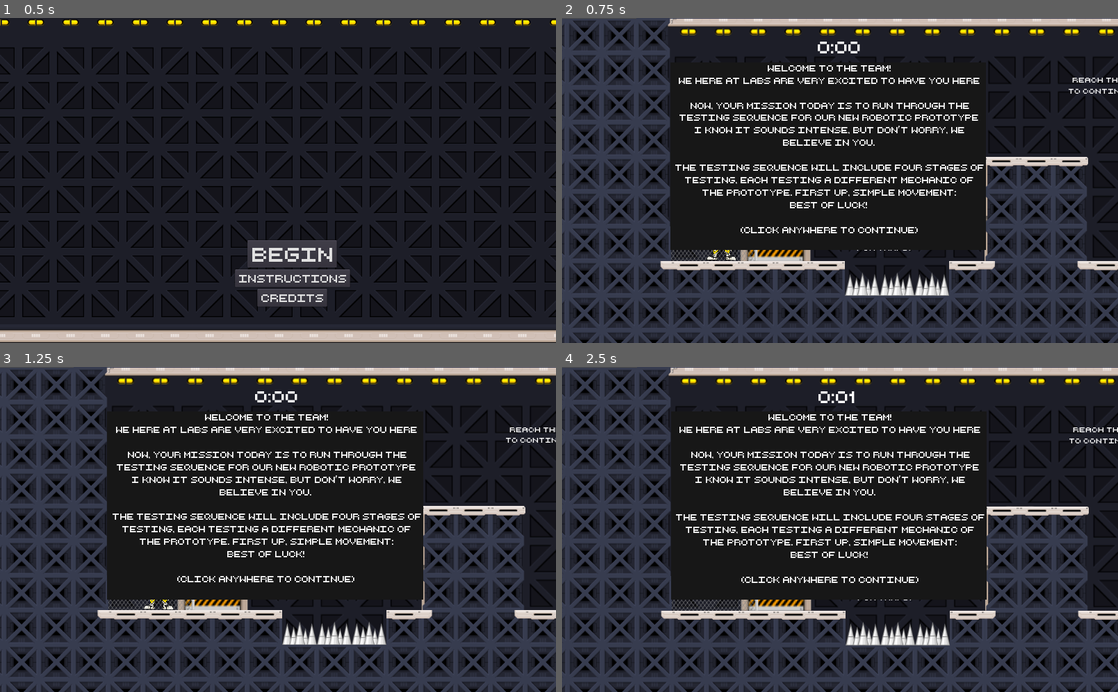
Above: before the commit, frames 1-4 (two rows, left to right).
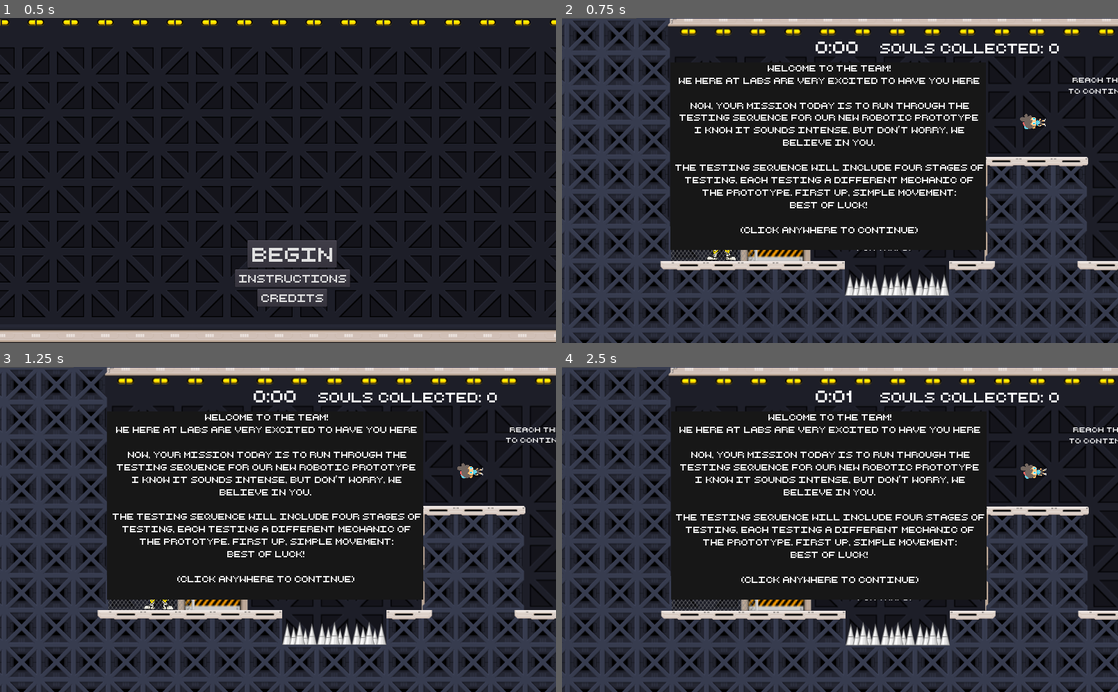
Above: after the commit, the same moments.

Repository: bsu-cs315/FP-LABS
Game: Godot game, scene res://src/TitleScreen.tscn
The game is run twice, just before and just after one commit, with the same random seed, the same clock (stepped at 60 frames per second) and the same inputs.
Inputs:
- Up to frame 1 (0.5 s): no input
- Up to frame 2 (0.75 s): click "BEGIN" at 0.5 s
- Up to frame 3 (1.25 s): no input
- Up to frame 4 (2.5 s): tap Enter at 1.25 s; hold Right (move_right) from 1.28 s (still down); tap Space (melee) at 1.35, 2, 2.1 s; tap Up (jump) at 1.52, 2.27 s

Frame 1 is identical in both runs. In frame 2, 0.7% of the frame differs, in the area x 45-90%, y 7-35%; in frame 3, 0.6%; in frame 4, 0.7%.
Error before the commit: Invalid operands 'RID' and 'int' in operator '=='. (res://src/Level-1.gd:85)
Error after the commit: Invalid operands 'RID' and 'int' in operator '=='. (res://src/Level-1.gd:97)

Commit message:
Add collectibles to level 1
also add HUD display for collectibles

Diff:
--- a/project/src/Level-1.gd
+++ b/project/src/Level-1.gd
@@ -9,6 +9,10 @@
 onready var player_sprite := $Player/AnimatedSprite
 onready var queue_free_timer := $Player/QueueFreeTimer
 
+var soul_count := 0
+onready var soul_count_label := $InfoHUDLayer/SoulCountLabel
+onready var soul_group := $SoulGroup
+
 onready var parallax_background := $ParallaxBackground
 onready var level_cam := $LevelCam
 onready var game_over_lose_hud := $GameOverLoseHUD
@@ -18,10 +22,10 @@
 onready var death_sound_player := $DeathSoundPlayer
 onready var win_sound_player := $WinSoundPlayer
 
-onready var timer_hud := $TimeHUD
-onready var time_label := $TimeHUD/TimeLabel
-onready var seconds_timer := $TimeHUD/SecondsTimer
-onready var minutes_timer := $TimeHUD/MinutesTimer
+onready var timer_hud := $InfoHUDLayer/TimeHUD
+onready var time_label := $InfoHUDLayer/TimeHUD/TimeLabel
+onready var seconds_timer := $InfoHUDLayer/TimeHUD/SecondsTimer
+onready var minutes_timer := $InfoHUDLayer/TimeHUD/MinutesTimer
 var seconds := 0
 var minutes := 0
 
@@ -34,12 +38,14 @@
 
 
 func _process(_delta):
-	if player:
-		timer_hud.rect_position.x = player_cam.get_camera_position().x - 43
+#	if player:
+#		timer_hud.rect_position.x = player_cam.get_camera_position().x - 43
 	if seconds <= 9:
 		time_label.text = str(minutes) + ":0" + str(seconds)
 	else:
 		time_label.text = str(minutes) + ":" + str(seconds)
+
+	soul_count_label.text = "Souls collected: " + str(soul_count)
 
 
 	if Input.is_action_just_pressed("pause_game"):
@@ -81,6 +87,12 @@
 		game_over_win_hud.set_position(game_over_pos)
 
 
+func _on_Player_player_area_hit(area):
+	if area.is_in_group("collectibles"):
+		soul_group.remove_child(area)
+		soul_count += 1
+
+
 func _on_TrapsArea_body_shape_entered(body_id, _body, _body_shape, _area_shape):
 	if body_id == player.get_instance_id():
 		kill_player()
--- a/project/src/Level-1.tscn
+++ b/project/src/Level-1.tscn
@@ -42,6 +42,7 @@
 [ext_resource path="res://assets/Tiles/Tile (7).png" type="Texture" id=40]
 [ext_resource path="res://assets/Tiles/Tile (4).png" type="Texture" id=41]
 [ext_resource path="res://assets/Tiles/Tile (15.2).png" type="Texture" id=42]
+[ext_resource path="res://SoulCollectible.tscn" type="PackedScene" id=43]
 
 [sub_resource type="TileSet" id=1]
 0/name = "BGTile (1).png 0"
@@ -913,11 +914,11 @@
 font_data = ExtResource( 16 )
 
 [sub_resource type="DynamicFont" id=30]
+size = 25
+font_data = ExtResource( 16 )
+
+[sub_resource type="DynamicFont" id=31]
 size = 50
-font_data = ExtResource( 16 )
-
-[sub_resource type="DynamicFont" id=31]
-size = 20
 font_data = ExtResource( 16 )
 
 [sub_resource type="DynamicFont" id=32]
@@ -929,17 +930,21 @@
 font_data = ExtResource( 16 )
 
 [sub_resource type="DynamicFont" id=34]
+size = 20
+font_data = ExtResource( 16 )
+
+[sub_resource type="DynamicFont" id=35]
 size = 50
 font_data = ExtResource( 16 )
 
-[sub_resource type="DynamicFont" id=35]
+[sub_resource type="DynamicFont" id=36]
 size = 20
 font_data = ExtResource( 16 )
 
-[sub_resource type="StyleBoxFlat" id=36]
+[sub_resource type="StyleBoxFlat" id=37]
 bg_color = Color( 0.0941176, 0.0941176, 0.0941176, 1 )
 
-[sub_resource type="DynamicFont" id=37]
+[sub_resource type="DynamicFont" id=38]
 font_data = ExtResource( 16 )
 
 [node name="Level-1" type="Node2D"]
@@ -1018,6 +1023,83 @@
 "_edit_use_anchors_": false
 }
 
+[node name="SoulGroup" type="Node2D" parent="."]
+
+[node name="SoulCollectible" parent="SoulGroup" groups=[
+"collectibles",
+] instance=ExtResource( 43 )]
+position = Vector2( 668, 175 )
+
+[node name="SoulCollectible2" parent="SoulGroup" groups=[
+"collectibles",
+] instance=ExtResource( 43 )]
+position = Vector2( 1122, 133 )
+
+[node name="SoulCollectible3" parent="SoulGroup" groups=[
+"collectibles",
+] instance=ExtResource( 43 )]
+position = Vector2( 1736, 270 )
+
+[node name="SoulCollectible4" parent="SoulGroup" groups=[
+"collectibles",
+] instance=ExtResource( 43 )]
+position = Vector2( -971, 453 )
+
+[node name="SoulCollectible5" parent="SoulGroup" groups=[
+"collectibles",
+] instance=ExtResource( 43 )]
+position = Vector2( -902, 454 )
+
+[node name="SoulCollectible6" parent="SoulGroup" groups=[
+"collectibles",
+] instance=ExtResource( 43 )]
+position = Vector2( -833, 454 )
+
+[node name="SoulCollectible7" parent="SoulGroup" groups=[
+"collectibles",
+] instance=ExtResource( 43 )]
+position = Vector2( -769, 453 )
+
+[node name="SoulCollectible8" parent="SoulGroup" groups=[
+"collectibles",
+] instance=ExtResource( 43 )]
+position = Vector2( -703, 452 )
+
+[node name="SoulCollectible9" parent="SoulGroup" groups=[
+"collectibles",
+] instance=ExtResource( 43 )]
+position = Vector2( -633, 453 )
+
+[node name="SoulCollectible10" parent="SoulGroup" groups=[
+"collectibles",
+] instance=ExtResource( 43 )]
+position = Vector2( -973, 405 )
+
+[node name="SoulCollectible11" parent="SoulGroup" groups=[
+"collectibles",
+] instance=ExtResource( 43 )]
+position = Vector2( -906, 406 )
+
+[node name="SoulCollectible12" parent="SoulGroup" groups=[
+"collectibles",
+] instance=ExtResource( 43 )]
+position = Vector2( -837, 406 )
+
+[node name="SoulCollectible13" parent="SoulGroup" groups=[
+"collectibles",
+] instance=ExtResource( 43 )]
+position = Vector2( -776, 405 )
+
+[node name="SoulCollectible14" parent="SoulGroup" groups=[
+"collectibles",
+] instance=ExtResource( 43 )]
+position = Vector2( -711, 406 )
+
+[node name="SoulCollectible15" parent="SoulGroup" groups=[
+"collectibles",
+] instance=ExtResource( 43 )]
+position = Vector2( -637, 406 )
+
 [node name="Player" parent="." instance=ExtResource( 17 )]
 position = Vector2( 96.2448, 397.516 )
 
@@ -1055,27 +1137,40 @@
 
 [node name="LevelCam" type="Camera2D" parent="."]
 
-[node name="TimeHUD" type="MarginContainer" parent="."]
-margin_left = 331.359
+[node name="InfoHUDLayer" type="CanvasLayer" parent="."]
+
+[node name="TimeHUD" type="MarginContainer" parent="InfoHUDLayer"]
+margin_left = 465.739
 margin_top = 32.7579
-margin_right = 417.359
+margin_right = 551.739
 margin_bottom = 72.7579
 __meta__ = {
 "_edit_use_anchors_": false
 }
 
-[node name="TimeLabel" type="Label" parent="TimeHUD"]
+[node name="TimeLabel" type="Label" parent="InfoHUDLayer/TimeHUD"]
 margin_right = 86.0
 margin_bottom = 40.0
 custom_fonts/font = SubResource( 29 )
 text = "x:xx"
 
-[node name="SecondsTimer" type="Timer" parent="TimeHUD"]
+[node name="SecondsTimer" type="Timer" parent="InfoHUDLayer/TimeHUD"]
 autostart = true
 
-[node name="MinutesTimer" type="Timer" parent="TimeHUD"]
+[node name="MinutesTimer" type="Timer" parent="InfoHUDLayer/TimeHUD"]
 wait_time = 60.0
 autostart = true
+
+[node name="SoulCountLabel" type="Label" parent="InfoHUDLayer"]
+margin_left = 584.616
+margin_top = 37.778
+margin_right = 939.616
+margin_bottom = 70.778
+custom_fonts/font = SubResource( 30 )
+text = "Souls Collected: M"
+__meta__ = {
+"_edit_use_anchors_": false
+}
 
 [node name="GameOverLoseHUD" type="MarginContainer" parent="."]
 margin_left = 134.929
@@ -1259,11 +1354,12 @@
 
 [node name="WinSoundPlayer" type="AudioStreamPlayer" parent="."]
 stream = ExtResource( 12 )
+[connection signal="player_area_hit" from="Player" to="." method="_on_Player_player_area_hit"]
 [connection signal="timeout" from="Player/QueueFreeTimer" to="." method="_on_QueueFreeTimer_timeout"]
 [connection signal="body_shape_entered" from="TrapsArea" to="." method="_on_TrapsArea_body_shape_entered"]
 [connection signal="body_shape_entered" from="WinArea" to="." method="_on_WinArea_body_shape_entered"]
-[connection signal="timeout" from="TimeHUD/SecondsTimer" to="." method="_on_SecondsTimer_timeout"]
-[connection signal="timeout" from="TimeHUD/MinutesTimer" to="." method="_on_MinutesTimer_timeout"]
+[connection signal="timeout" from="InfoHUDLayer/TimeHUD/SecondsTimer" to="." method="_on_SecondsTimer_timeout"]
+[connection signal="timeout" from="InfoHUDLayer/TimeHUD/MinutesTimer" to="." method="_on_MinutesTimer_timeout"]
 [connection signal="pressed" from="GameOverLoseHUD/VBoxContainer/HBoxContainer/RetryButton" to="." method="_on_RetryButton_pressed"]
 [connection signal="pressed" from="GameOverLoseHUD/VBoxContainer/HBoxContainer/MainMenuButton" to="." method="_on_MainMenuButton_pressed"]
 [connection signal="pressed" from="GameOverWinHUD/VBoxContainer/HBoxContainer/NextLevelButton" to="." method="_on_NextLevelButton_pressed"]
Not shown: 9 places in project/src/Level-1.tscn that only renumber resources
